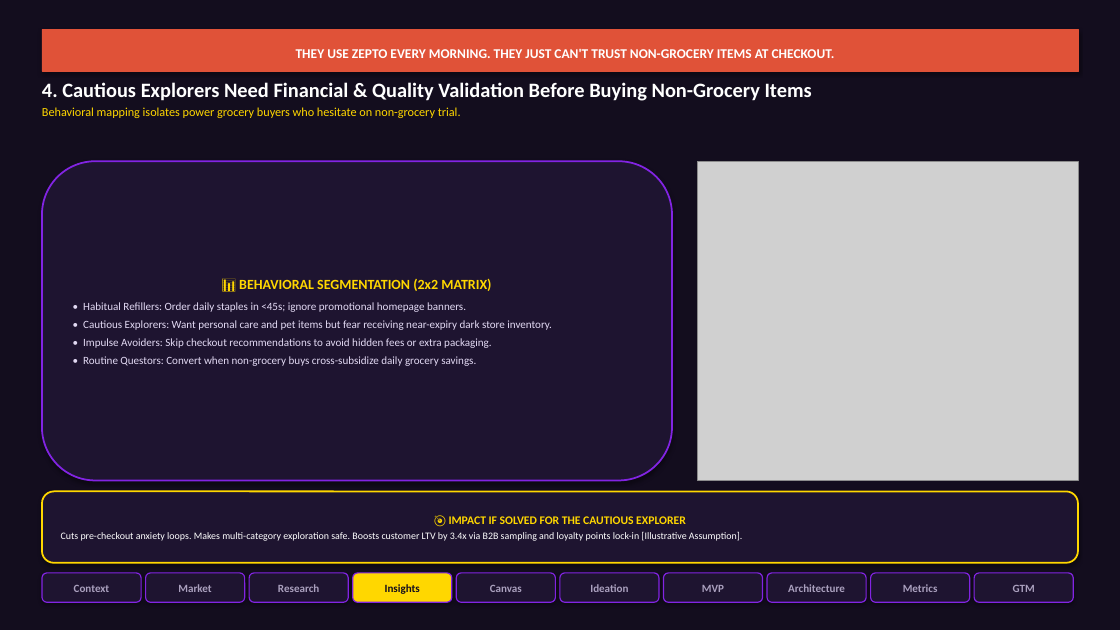
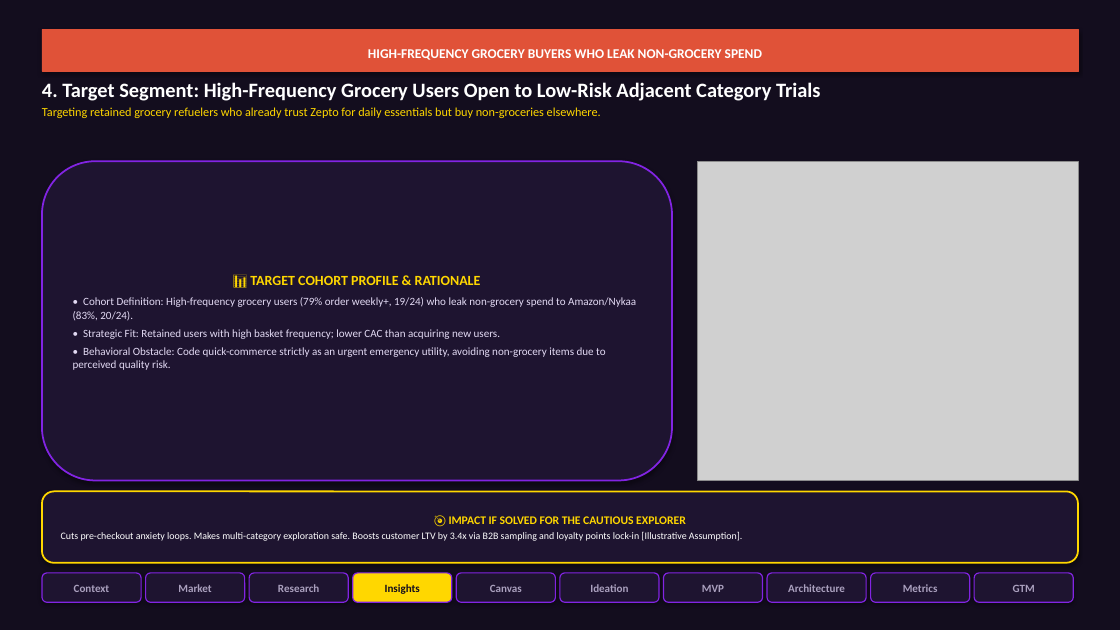
Before and after one commit to akhyashukla03/zeptomvp, a slide deck: slide 4 of NL_Zepto_Growth_PM_Graduation_Project.pptx. Drawn at 1120x630 pixels with LibreOffice and Linux fonts; fonts in the diff are those of the drawing; grey boxes stand for pictures. Boxes give left, top, right and bottom in pixels: in the first picture for what was removed or moved away, otherwise in the second. Text is boxed around its words. In the diff, an @@ line names an element or a change of style, - is before the commit and + after.

Commit message:
Refine story positioning to trust-led de-risked category discovery across deck and portal

```diff
--- a/NL_Zepto_Growth_PM_Graduation_Project.pptx
+++ b/NL_Zepto_Growth_PM_Graduation_Project.pptx
@@ text in rectangle at (368,49,762,60): text changed @@
-THEY USE ZEPTO EVERY MORNING. THEY JUST CAN'T TRUST NON-GROCERY ITEMS AT CHECKOUT.
+HIGH-FREQUENCY GROCERY BUYERS WHO LEAK NON-GROCERY SPEND
@@ text at (42,82,821,118): text changed; size 17.5 to 10.5 pt; text colour #FFFFFF to #FFD700; bold off @@
-4. Cautious Explorers Need Financial & Quality Validation Before Buying Non-Grocery Items
-Behavioral mapping isolates power grocery buyers who hesitate on non-grocery trial.
+4. Target Segment: High-Frequency Grocery Users Open to Low-Risk Adjacent Category Trials
+Targeting retained grocery refuelers who already trust Zepto for daily essentials but buy non-groceries elsewhere.
@@ text in rounded rectangle at (73,276,636,370): text changed @@
-📊 BEHAVIORAL SEGMENTATION (2x2 MATRIX)
-• Habitual Refillers: Order daily staples in <45s; ignore promotional homepage banners.
-• Cautious Explorers: Want personal care and pet items but fear receiving near-expiry dark store inventory.
-• Impulse Avoiders: Skip checkout recommendations to avoid hidden fees or extra packaging.
-• Routine Questors: Convert when non-grocery buys cross-subsidize daily grocery savings.
+📊 TARGET COHORT PROFILE & RATIONALE
+• Cohort Definition: High-frequency grocery users (79% order weekly+, 19/24) who leak non-grocery spend to Amazon/Nykaa (83%, 20/24).
+• Strategic Fit: Retained users with high basket frequency; lower CAC than acquiring new users.
+• Behavioral Obstacle: Code quick-commerce strictly as an urgent emergency utility, avoiding non-grocery items due to perceived quality risk.
```
Also in this commit, not shown: 7 other slides changed, 5 other files.
